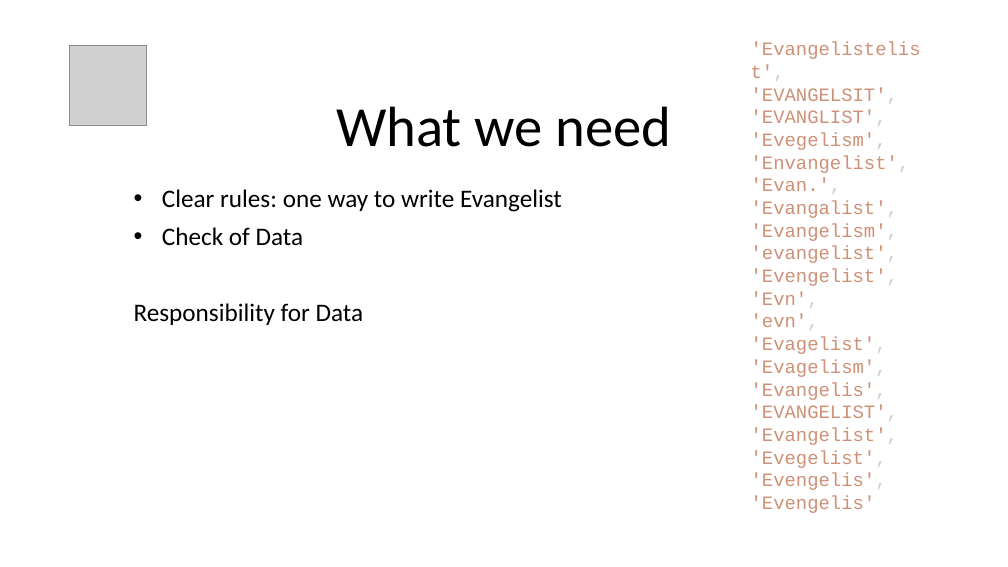
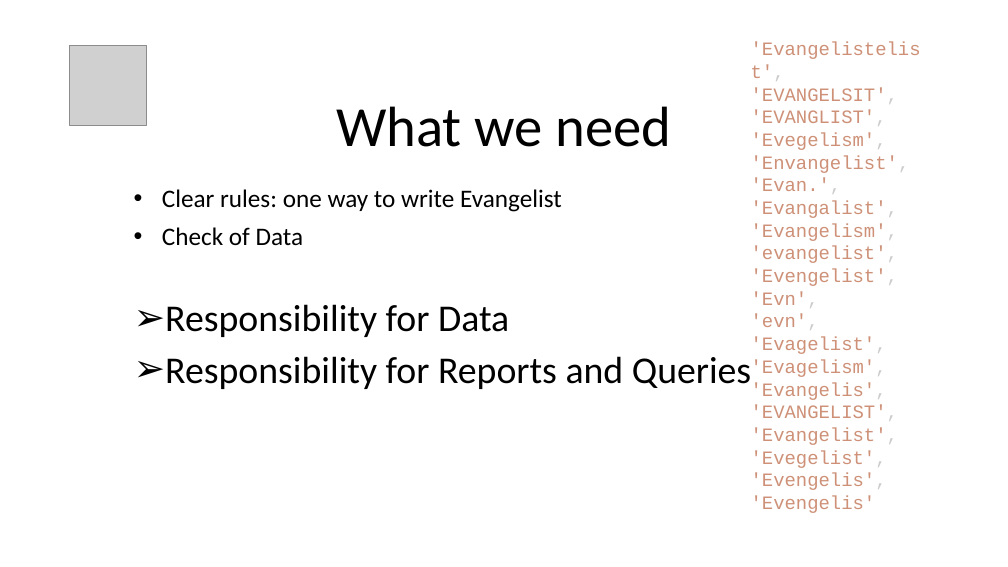
Before and after one commit to miwohlf-dot/elc-database, a slide deck: slide 3 of deliverables/documents/Working with Pastors data.pptx. Drawn at 1008x567 pixels with LibreOffice and Linux fonts; fonts in the diff are those of the drawing; grey boxes stand for pictures. Boxes give left, top, right and bottom in pixels: in the first picture for what was removed or moved away, otherwise in the second. Text is boxed around its words. In the diff, an @@ line names an element or a change of style, - is before the commit and + after.

```diff
--- a/deliverables/documents/Working with Pastors data.pptx
+++ b/deliverables/documents/Working with Pastors data.pptx
@@ subtitle at box(165, 304, 509, 337): size 24 to 36 pt in "Responsibility for Data"; bullet none to ➢ @@
@@ subtitle at box(165, 356, 751, 389): paragraph added @@
+➢ Responsibility for Reports and Queries
```
Also in this commit, not shown: 1 other slide changed, 1 other file.
